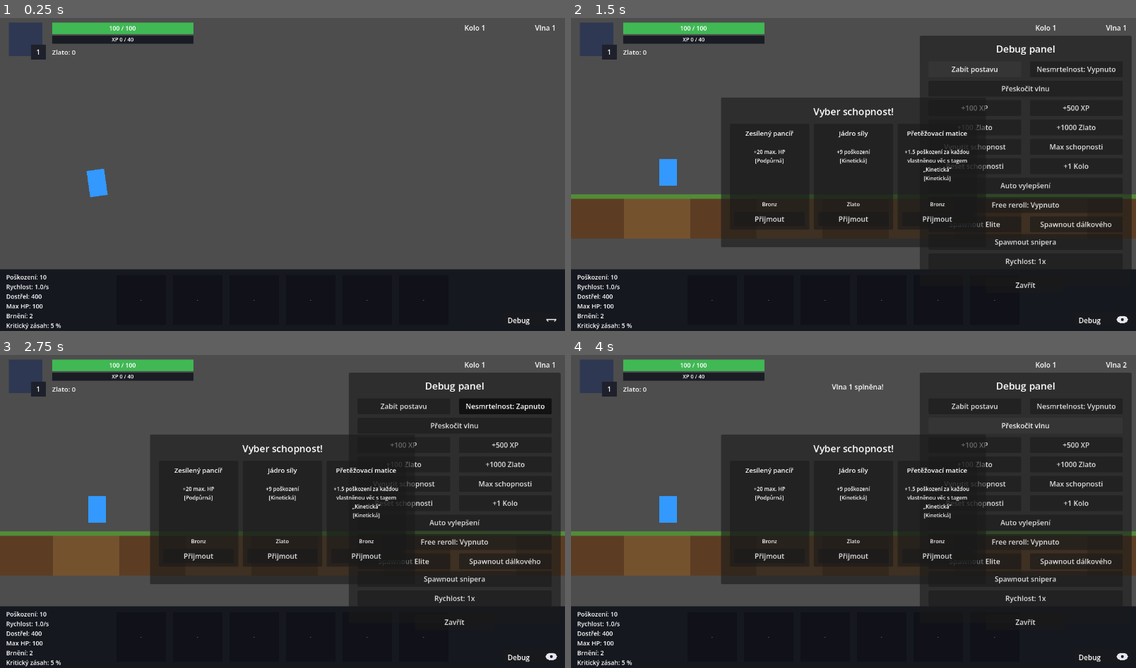
Above: before the commit, frames 1-4 (two rows, left to right).
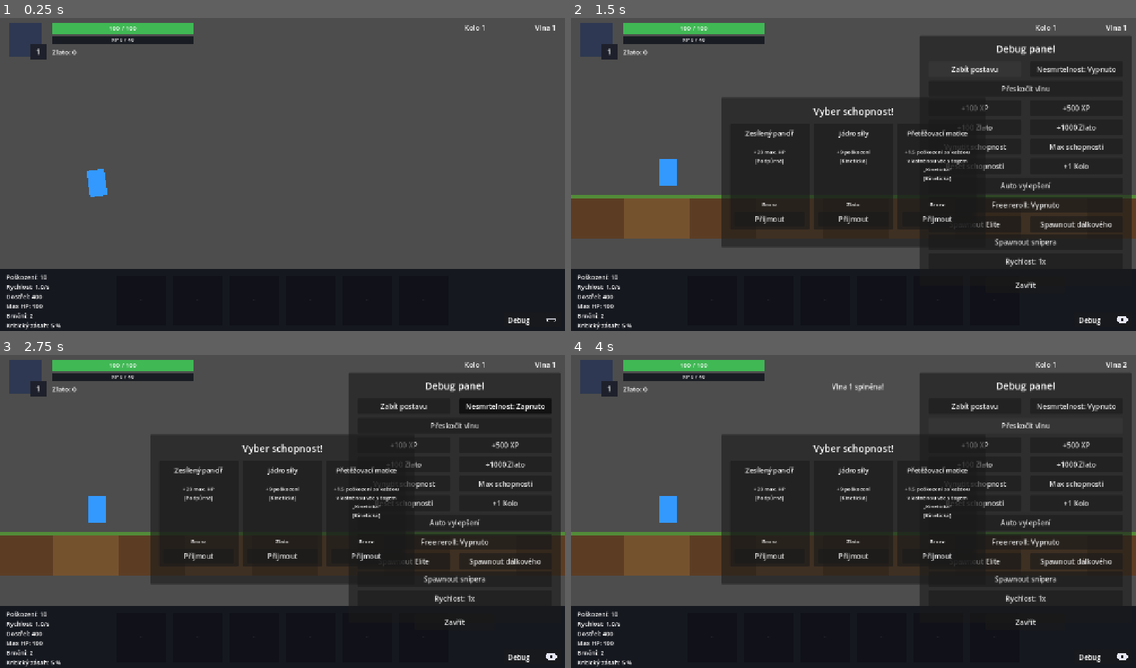
Above: after the commit, the same moments.

Repository: Wazzbi/auto-battler
Game: Godot game, scene res://scenes/main.tscn
The game is run twice, just before and just after one commit, with the same random seed, the same clock (stepped at 60 frames per second) and the same inputs.
Inputs:
- Up to frame 1 (0.25 s): no input
- Up to frame 2 (1.5 s): click "Debug" at 0.5 s; click "Zabít postavu" at 1.25 s
- Up to frame 3 (2.75 s): click "Nesmrtelnost: Vypnuto" at 2 s
- Up to frame 4 (4 s): click "Nesmrtelnost: Zapnuto" at 2.75 s; click "Přeskočit vlnu" at 3.5 s

The runs differ from the first frame. In frame 1, 1.1% of the frame differs, in the area x 0-100%, y 1-100%; in frame 2, 3.7%; in frame 3, 3.7%; in frame 4, 3.8%.

Commit message:
Zvětšit vývojové okno na 1920x1080 při zachování 1280x720 herního rozlišení
Přidává window_width/height_override + canvas_items stretch, aby se hra
při spuštění z editoru zobrazovala větší bez zásahu do herní logiky/HUD
offsetů, které stále počítají s 1280x720.

Co-Authored-By: Claude Sonnet 5 <noreply@anthropic.com>

Diff:
--- a/project.godot
+++ b/project.godot
@@ -22,6 +22,10 @@
 
 window/size/viewport_width=1280
 window/size/viewport_height=720
+window/size/window_width_override=1920
+window/size/window_height_override=1080
+window/stretch/mode="canvas_items"
+window/stretch/aspect="keep"
 
 [rendering]
 
